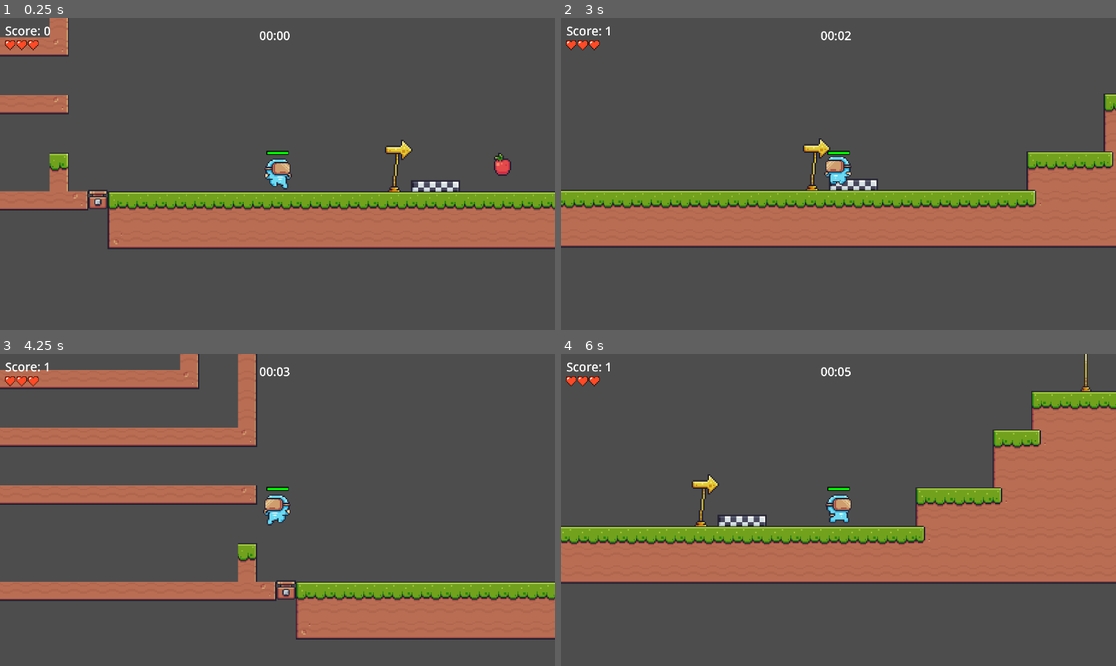
Above: before the commit, frames 1-4 (two rows, left to right).
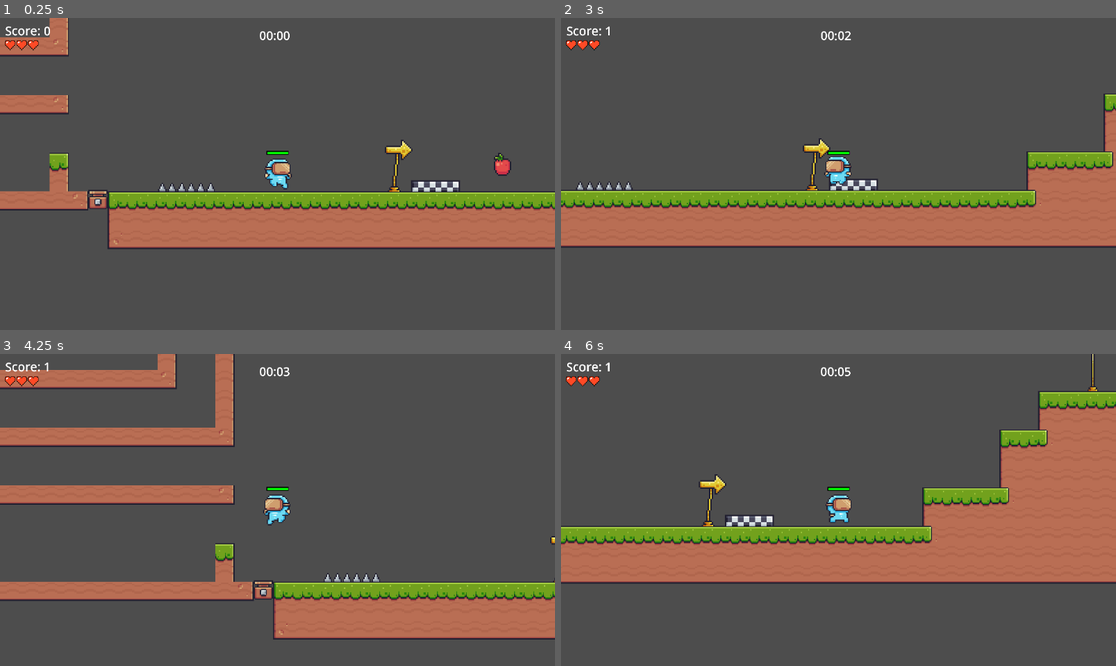
Above: after the commit, the same moments.

Repository: CD1FOX/2D-Platformer
Game: Godot game, scene res://Scenes/main.tscn
Same seed, same stepped clock (60 frames per second), same inputs: the game is played once before the commit and once after it.
Inputs:
- Up to frame 1 (0.25 s): no input
- Up to frame 2 (3 s): hold D (Right) 0.53-2.03 s; tap W (Jump) at 0.77, 1.52 s; hold A (Left) from 2.03 s (still down)
- Up to frame 3 (4.25 s): keep holding A (Left); tap W (Jump) at 3.02, 3.77 s
- Up to frame 4 (6 s): release A (Left) at 4.28 s; hold D (Right) from 4.28 s (still down); tap W (Jump) at 4.52 s

The runs differ from the first frame. In frame 1, 0.2% of the frame differs, in the area x 28-39%, y 52-56%; in frame 2, 0.1%; in frame 3, 5.7%, in the area x 1-100%, y 0-92%; in frame 4, 3.8%.

Commit message:
Update
feat(spike): add spike trap that damages the player on touch

Diff:
--- /dev/null
+++ b/Scenes/Traps/Scripts/spike_trap.gd
@@ -0,0 +1,18 @@
+extends StaticBody2D
+
+var stepping_in_spike = false
+
+func _process(delta: float) -> void:
+	while stepping_in_spike:
+		Global.health -= 15 * delta
+		await get_tree().create_timer(0.4).timeout
+
+
+func _on_area_2d_body_entered(body: Node2D) -> void:
+	if body.is_in_group("Player") and not Global.player_dead:
+		stepping_in_spike = true
+
+
+func _on_area_2d_body_exited(body: Node2D) -> void:
+	if body.is_in_group("Player") and not Global.player_dead:
+		stepping_in_spike = false
--- /dev/null
+++ b/Scenes/Traps/spike_trap.tscn
@@ -0,0 +1,38 @@
+[gd_scene load_steps=5 format=3 uid="uid://1vk0kfwc47jc"]
+
+[ext_resource type="Texture2D" uid="uid://c0ply6tos6m77" path="res://Assets/Pixel Adventure!/Traps/Spikes/Idle.png" id="1_00cxc"]
+[ext_resource type="Script" uid="uid://c44gbrayjcyo0" path="res://Scenes/Traps/Scripts/spike_trap.gd" id="1_jtbjg"]
+
+[sub_resource type="RectangleShape2D" id="RectangleShape2D_jtbjg"]
+size = Vector2(47, 7)
+
+[sub_resource type="RectangleShape2D" id="RectangleShape2D_8hrgy"]
+size = Vector2(47, 1)
+
+[node name="SpikeTrap" type="StaticBody2D"]
+script = ExtResource("1_jtbjg")
+
+[node name="CollisionShape2D" type="CollisionShape2D" parent="."]
+position = Vector2(0.5, -3.5)
+shape = SubResource("RectangleShape2D_jtbjg")
+
+[node name="Area2D" type="Area2D" parent="."]
+
+[node name="CollisionShape2D" type="CollisionShape2D" parent="Area2D"]
+position = Vector2(0.5, -7.5)
+shape = SubResource("RectangleShape2D_8hrgy")
+
+[node name="Idle" type="Sprite2D" parent="."]
+position = Vector2(1, -8)
+texture = ExtResource("1_00cxc")
+
+[node name="Idle2" type="Sprite2D" parent="."]
+position = Vector2(-15, -8)
+texture = ExtResource("1_00cxc")
+
+[node name="Idle3" type="Sprite2D" parent="."]
+position = Vector2(17, -8)
+texture = ExtResource("1_00cxc")
+
+[connection signal="body_entered" from="Area2D" to="." method="_on_area_2d_body_entered"]
+[connection signal="body_exited" from="Area2D" to="." method="_on_area_2d_body_exited"]
--- a/Scenes/main.tscn
+++ b/Scenes/main.tscn
@@ -7,6 +7,7 @@
 [ext_resource type="PackedScene" uid="uid://bauvwlsy2h06x" path="res://Scenes/Environment/end_line.tscn" id="5_kry3j"]
 [ext_resource type="PackedScene" uid="uid://qtvjbyicwj56" path="res://Scenes/Traps/fire.tscn" id="6_21xkr"]
 [ext_resource type="PackedScene" uid="uid://bmg5gq3p04jac" path="res://Scenes/Environment/checkpoint.tscn" id="8_344ge"]
+[ext_resource type="PackedScene" uid="uid://1vk0kfwc47jc" path="res://Scenes/Traps/spike_trap.tscn" id="9_hptm8"]
 [ext_resource type="PackedScene" uid="uid://ctf1ywh71w12w" path="res://Scenes/Traps/Rock_Head_Trap.tscn" id="9_ynf5e"]
 
 [node name="Main" type="Node2D"]
@@ -36,3 +37,6 @@
 
 [node name="Rock_Head_Trap" parent="." instance=ExtResource("9_ynf5e")]
 position = Vector2(-560, 432)
+
+[node name="SpikeTrap" parent="." instance=ExtResource("9_hptm8")]
+position = Vector2(-15, 576)
Not shown, added: Scenes/Traps/Scripts/spike_trap.gd.uid
Not shown: 1 places in Scenes/main.tscn that only renumber resources
